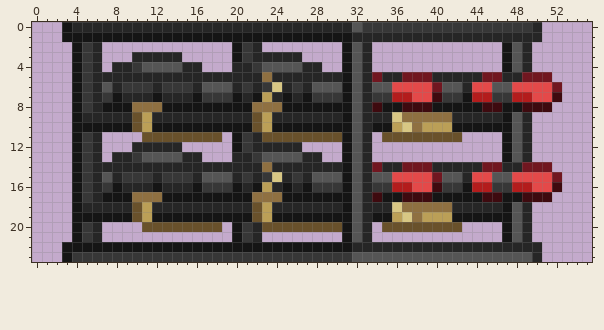
Two states of a pixel-art file, objects/knightfall/weapons/knightfall_rocketrack/knightfall_rocketrack.ase. This is how it looked before the edit.
56x24 pixels, 1 frame.
New version:
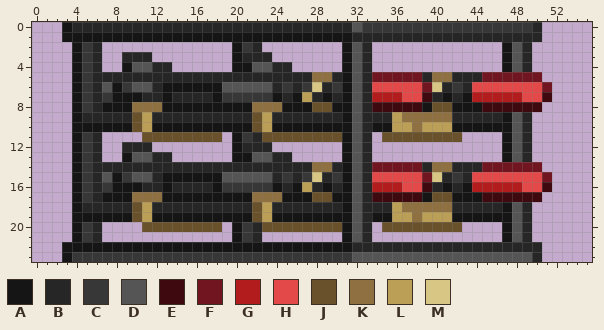
Palette (. is transparent): A #151515  B #262626  C #373737  D #555555  E #3e0a0f  F #711620  G #b31c1c  H #e44949  J #69512b  K #8f7041  L #bb9f57  M #d8c784
The edit:
layer "Rocket Back" now hidden
layer "Rocket Back 2" added
layer "Rocket Front" now hidden
layer "Rocket Front 2" added
Changed rows in their new state; - is an unchanged pixel.
first column x 8:
 3 -B--...------B--...--------------------------
 4 .AD-BB...---AAD-BB...------------------------
 5 ---------------B----KK-----FF--BKK-----FF--.-
 6 A-DD-AAAAAA-DDDDBCBCMBC---HH---FMBC---HH---F.
 7 -AA-BA--BBA-CCCCABALBAB---GG-H-EBAB---GG-H-E.
 8 --------------------JJ-----EE--AJJ-----EE--.-
 9 ----------------------------L----------------
10 -----------------------------L---------------
12 -B--...------B--...--------------------------
13 .AD-BB...---AAD-BB...------------------------
14 ---------------B----KK-----FF--BKK-----FF--.-
15 A-DD-AAAAAA-DDDDBCBCMBC---HH---FMBC---HH---F.
16 -AA-BA--BBA-CCCCABALBAB---GG-H-EBAB---GG-H-E.
17 --------------------JJ-----EE--AJJ-----EE--.-
18 ----------------------------L----------------
19 -----------------------------L---------------
Boxes around the changes in both pictures, in picture pixels (x1, y1, x2, y2):
changed: (112, 52, 562, 222)
